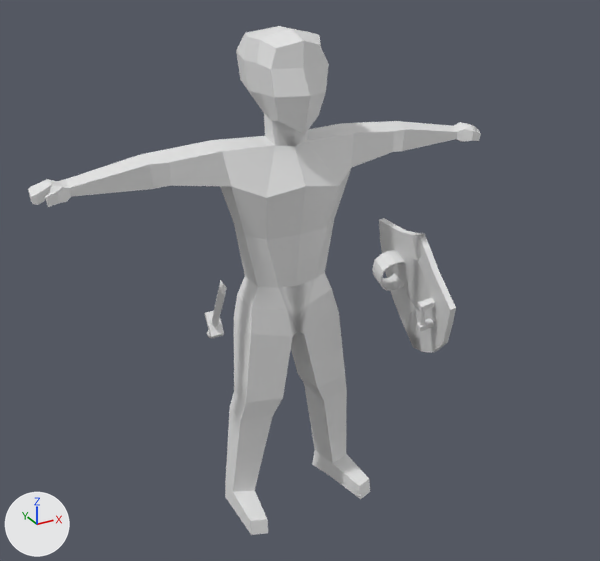
What one commit did to the FBX model Assets/Resources/ObjectModels/gladiator.fbx.
Both versions are drawn from a 50 mm lens placed at (-10.64, -20.17, 17.42), pointed at (-1.35, -3.29, 8.98). Every picture has the same lights, and +X, +Y and +Z are marked at lower left. Where no turn or scale is listed for an object, it has been applied to the vertices. Vertices at the same position are counted once.

Objects in the first picture: 'Char', 'Shield', 'Sword'.
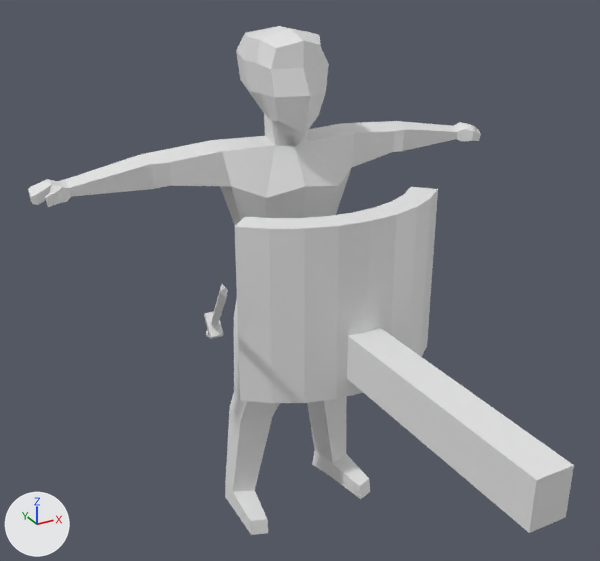
Where the newer file only moved an object's origin or applied its transform, the numbers keep the older frame.

Pixel boxes (x1, y1, x2, y2) of what changed, in the pictures (600 x 561 px):
'ShieldHitbox', added: after (235, 187, 438, 403)
'StabHitbox', added: after (347, 327, 574, 533)
'Shield', reshaped (not visible afterwards): before (372, 218, 456, 353)
'Sword', moved, turned: before (205, 280, 227, 338); after (204, 284, 228, 339)

Edits to the bpy script that builds the scene:
```text
Change me_cube_002:
    used by ob_shield; location = (3.0, -2.54, 7.5)
    remove me_cube_002.from_pydata(...)  # 274 vertices, 280 faces; spans x -0.9..0.6, y -2.28..1.87, z -2.34..1.97
    add me_cube_002.from_pydata(...)  # 274 vertices, 280 faces; spans x -5.47..-1.26, y -0.38..0.67, z -1.41..2.9
    me_cube_002 part 1: 274 vertices removed from x -0.9..0.6, y -2.28..1.87, z -2.34..1.97; 274 vertices added at x -5.47..-1.26, y -0.38..0.67, z -1.41..2.9
Add me_shieldhitbox:
    me_shieldhitbox.from_pydata(...)  # 36 vertices, 34 faces; spans x -3.01..3.06, y -4.29..-2.49, z 5.83..10.64
Add me_stabhitbox:
    me_stabhitbox.from_pydata(...)  # a box spanning x -0.48..0.48, y -11.0..-2.5, z 6.37..7.63
Change ob_sword:
    ob_sword.location: (-3.33, -1.26, 6.95) -> (-3.34, -1.21, 6.93)
    ob_sword.rotation_euler: (0.17, -2.474, 1.256) -> (0.158, -2.487, 1.268)  # degrees (10, -142, 72) -> degrees (9.1, -142, 73)
Add ob_shieldhitbox:
    ob_shieldhitbox = bpy.data.objects.new('ShieldHitbox', me_shieldhitbox)
    ob_shieldhitbox.location = (0.0, 0.0, 0.0)
Add ob_stabhitbox:
    ob_stabhitbox = bpy.data.objects.new('StabHitbox', me_stabhitbox)
    ob_stabhitbox.location = (0.0, 0.0, 0.0)
```
